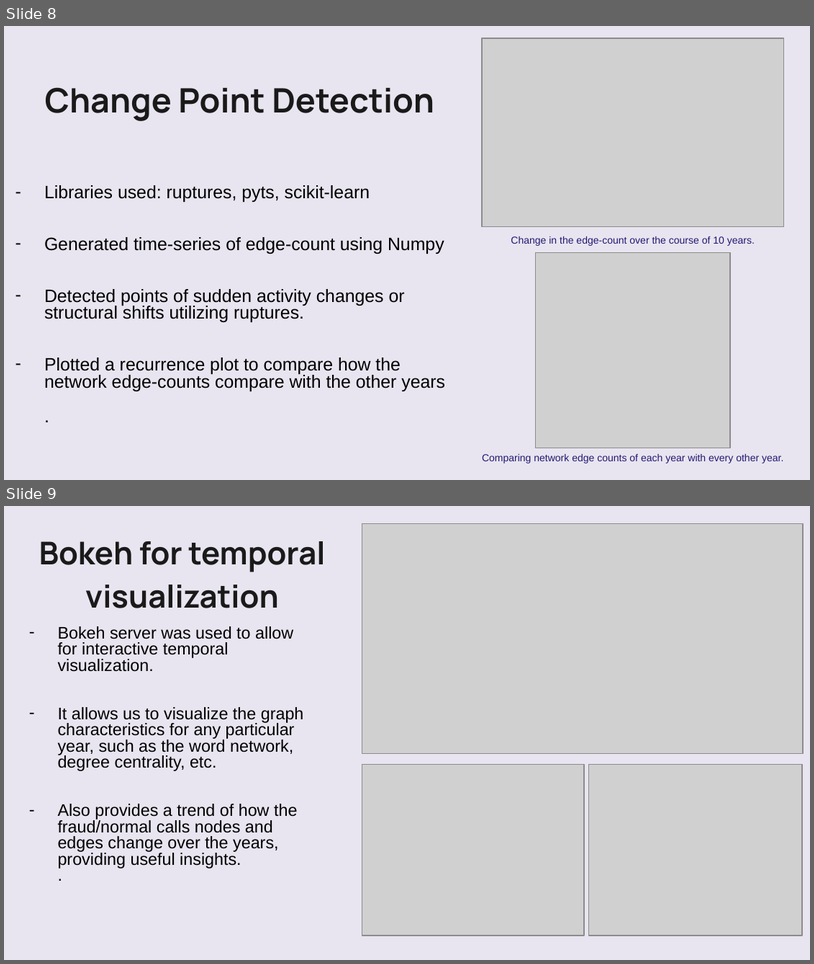
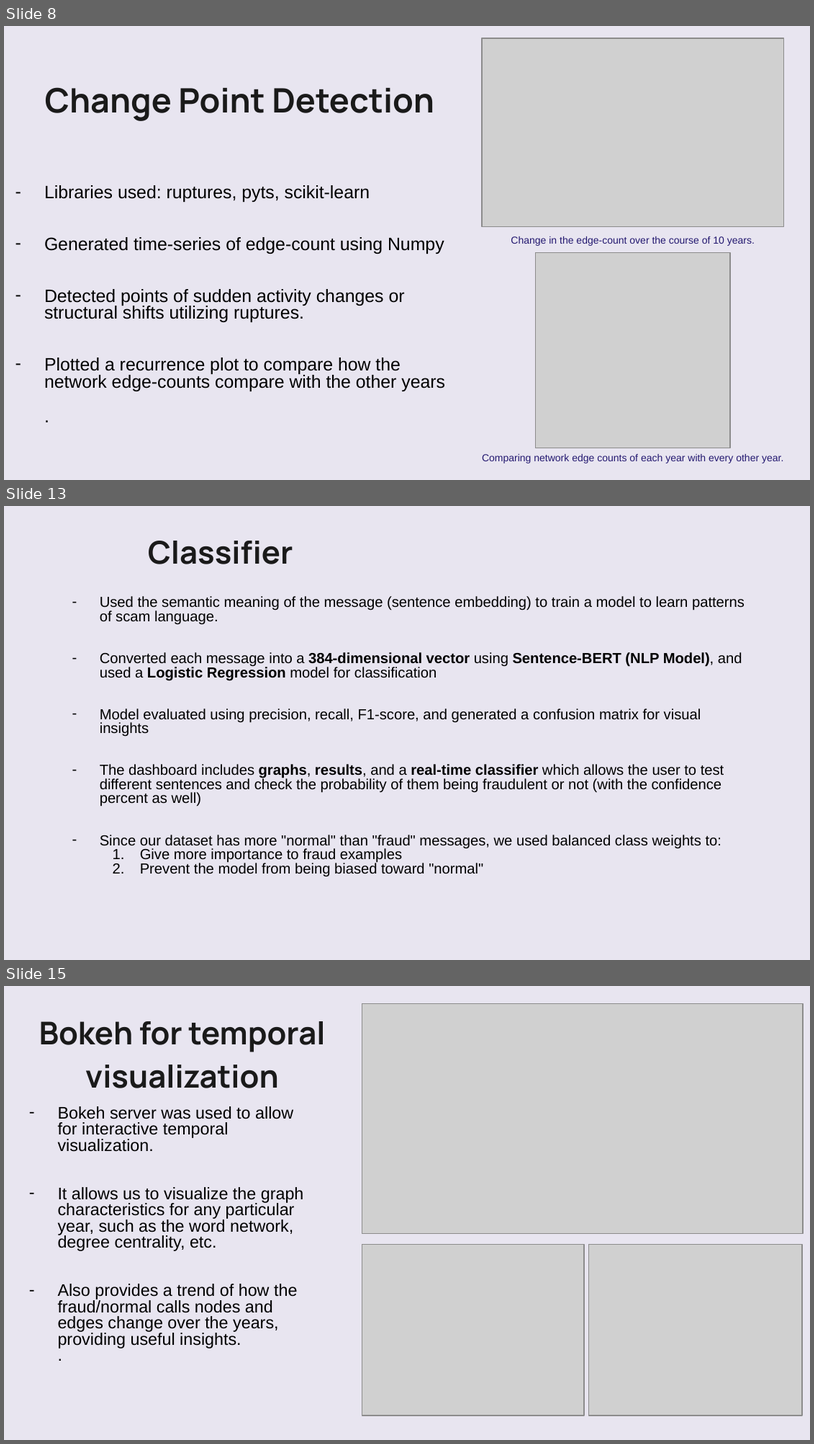
Before and after one commit to VatsalBhuva11/hoax-call-temporal-analysis, a slide deck: Group_16_SNA.pptx. Shown one above the other, each under a label of ours: slides 8 and 9 before the commit, slides 8, 13 and 15 after it; the slides between them are not shown. The pictures are 814x964 and 814x1444 pixels, drawn with LibreOffice and Linux fonts; fonts in the diff are those of the drawing; grey boxes stand for pictures; background and template pictures are left out. Boxes give left, top, right and bottom in pixels: in the first picture for what was removed or moved away, otherwise in the second. Text is boxed around its words. In the diff, an @@ line names an element or a change of style, - is before the commit and + after.

```diff
--- a/Group_16_SNA.pptx
+++ b/Group_16_SNA.pptx
@@ slide 13 added at (x1=4, y1=506, x2=810, y2=960), background picture (left out) @@
@@ freeform shape added at (x1=4, y1=506, x2=810, y2=960), fill #FAFAFA at 75% opacity @@
@@ text added at (x1=148, y1=541, x2=293, y2=564), 28 pt, text #1A1A1A, bold @@
+Classifier
@@ subtitle added at (x1=100, y1=596, x2=745, y2=877), 13 pt, text #000000 @@
+– Used the semantic meaning of the message (sentence embedding) to train a model to learn patterns of scam language.
+– Converted each message into a 384-dimensional vector using Sentence-BERT (NLP Model), and used a Logistic Regression model for classification
+– Model evaluated using precision, recall, F1-score, and generated a confusion matrix for visual insights
+– The dashboard includes graphs, results, and a real-time classifier which allows the user to test different sentences and check the probability of them being fraudulent or not (with the confidence percent as well)
+– Since our dataset has more "normal" than "fraud" messages, we used balanced class weights to:
+1. Give more importance to fraud examples
+2. Prevent the model from being biased toward "normal"
@@ what was slide 9 is now slide 15 @@
```
Also in this commit, not shown: 4 slides changed, 10 other slides added, 1 slide removed, 3 other files.
